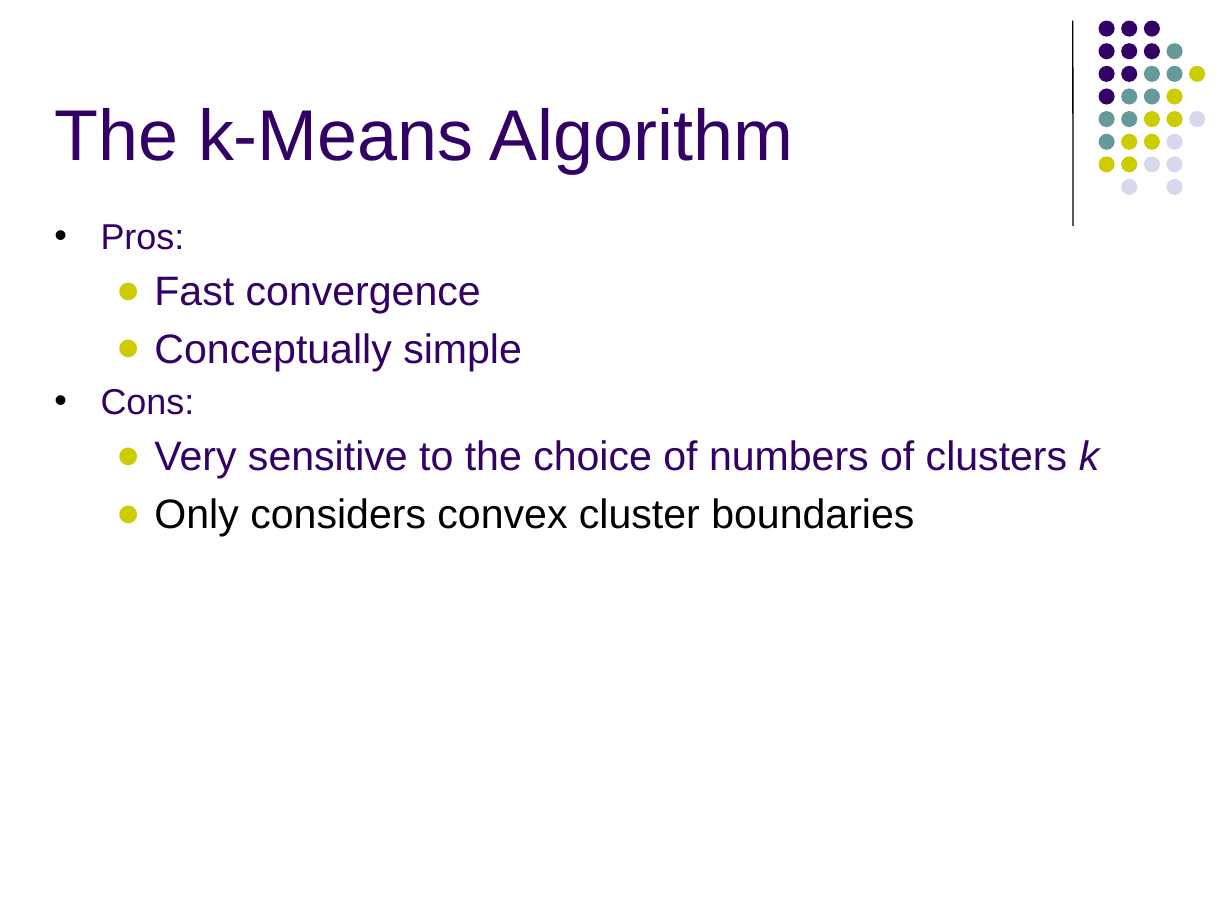
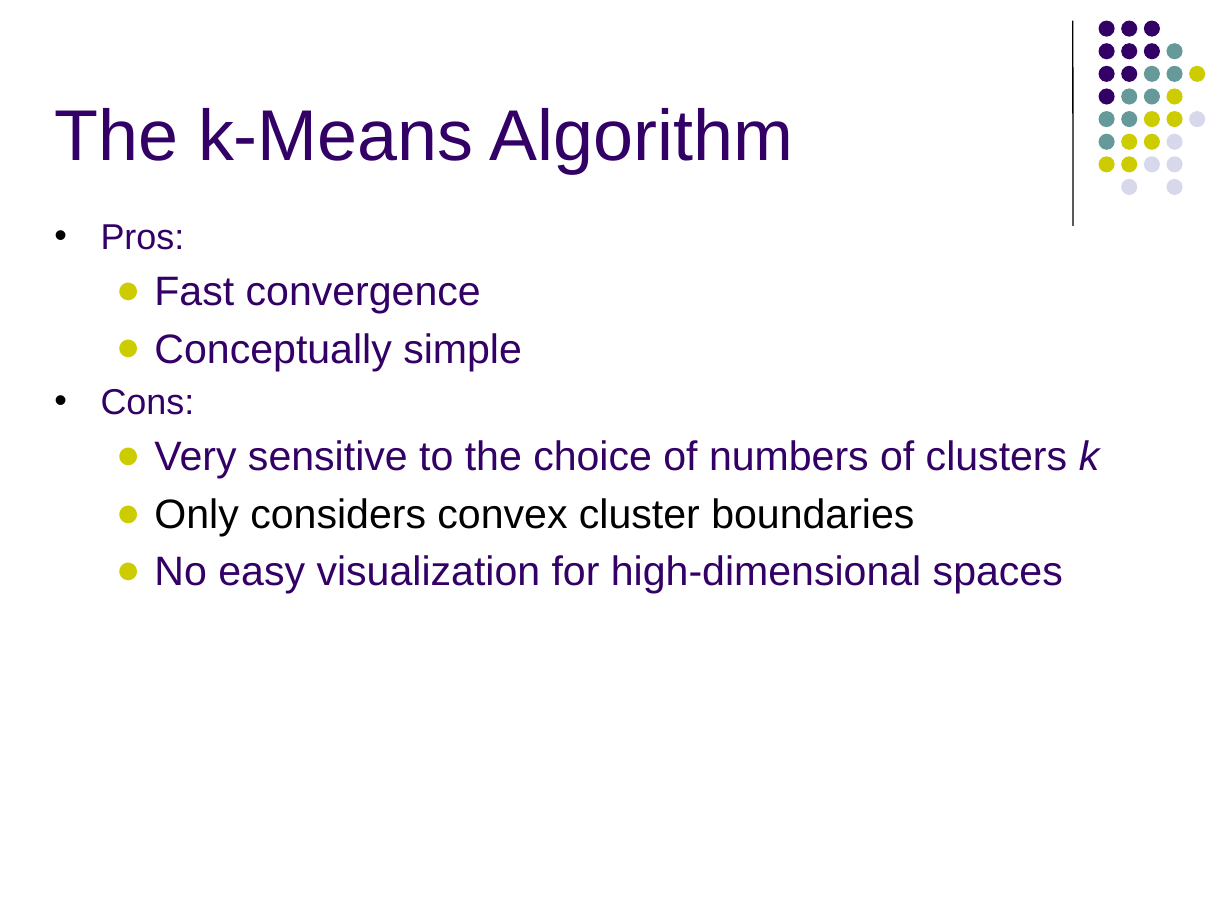
Before and after one commit to code-ram/csc581, a slide deck: slide 15 of lecture-notes/37-unsupervised-learning.pptx. Drawn at 1232x924 pixels with LibreOffice and Linux fonts; fonts in the diff are those of the drawing. Boxes give left, top, right and bottom in pixels: in the first picture for what was removed or moved away, otherwise in the second. Text is boxed around its words. In the diff, an @@ line names an element or a change of style, - is before the commit and + after.

```diff
--- a/lecture-notes/37-unsupervised-learning.pptx
+++ b/lecture-notes/37-unsupervised-learning.pptx
@@ text at [154, 555, 1063, 594]: paragraph added @@
+  ● No easy visualization for high-dimensional spaces
```
Also in this commit, not shown: 1 other slide changed, 4 other files.
